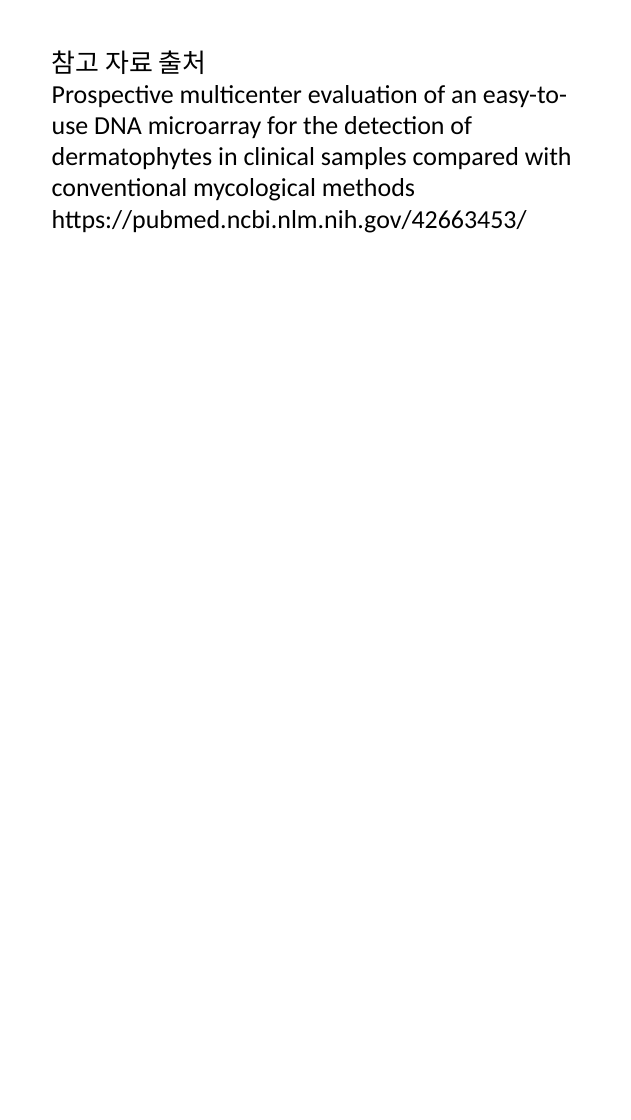
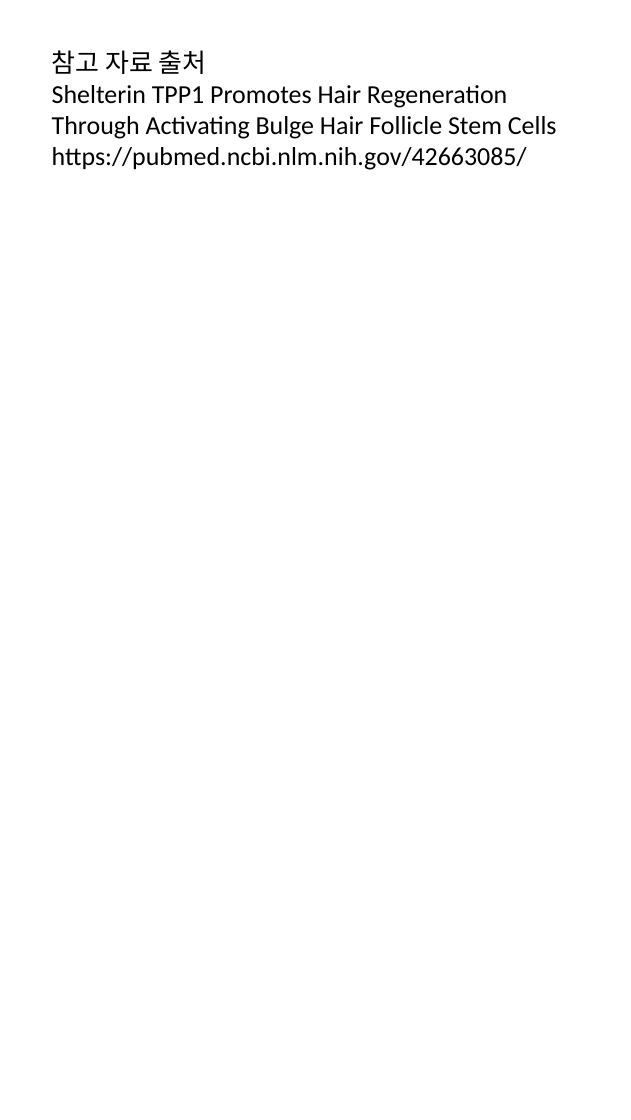
Before and after one commit to hyokang2010-BJ-ANTH/product-builder-test, a slide deck: slide 6 of data/2026-08-29/slides.pptx (slide 7 before the commit). Drawn at 631x1120 pixels with LibreOffice and Linux fonts; fonts in the diff are those of the drawing. Boxes give left, top, right and bottom in pixels: in the first picture for what was removed or moved away, otherwise in the second. Text is boxed around its words. In the diff, an @@ line names an element or a change of style, - is before the commit and + after.

```diff
--- a/data/2026-08-29/slides.pptx
+++ b/data/2026-08-29/slides.pptx
@@ text at [52,85,557,170]: text changed @@
-Prospective multicenter evaluation of an easy-to-use DNA microarray for the detection of dermatophytes in clinical samples compared with conventional mycological methods
-https://pubmed.ncbi.nlm.nih.gov/42663453/
+Shelterin TPP1 Promotes Hair Regeneration Through Activating Bulge Hair Follicle Stem Cells
+https://pubmed.ncbi.nlm.nih.gov/42663085/
```
Also in this commit, not shown: 1 slide removed, 13 other files.
